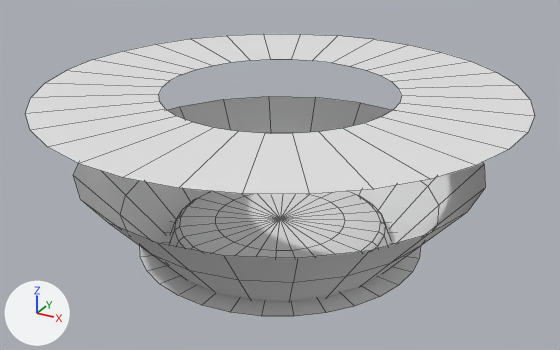
Before and after pictures for a commit that changed the Blender file Assets/Project Directory/DATA/RootFiles/VFX/VFX_Shapes.blend.
Camera for both pictures: a 50 mm camera at (1.473, -2.679, 1.644) aimed at (0.005, -0.008, 0.308). Lighting does not change. The marker at lower left points along +X, +Y and +Z. Mesh edges are drawn as thin lines.

The first picture shows 'Cylinder.002', 'LandingDisk01', 'VFM_LandingCircle_01A', 'VFM_RotaLtoR', 'VFM_RotaRtoL'.
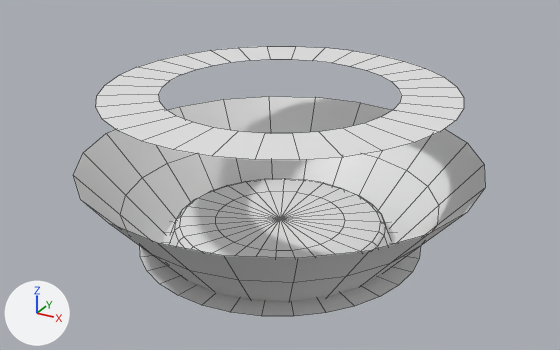
Commit message: [VFX][TechArt] MoveTrail

Patch to the scene script:
```diff
--- a/Assets/Project Directory/DATA/RootFiles/VFX/VFX_Shapes.blend.py
+++ b/Assets/Project Directory/DATA/RootFiles/VFX/VFX_Shapes.blend.py
@@ me_cylinder_002 @@
 me_cylinder_002.from_pydata(...)  # 36 vertices, 16 faces; spans x -1.0..1.0, y -1.0..1.0, z 0.68
-me_cylinder_002.vertices[1].co = (0.0, 1.0, 0.68)  # pixel (373, 39)
-me_cylinder_002.vertices[21].co = (-1.0, 0.0, 0.68)  # pixel (92, 59)
-me_cylinder_002.vertices[23].co = (-0.98, 0.2, 0.68)  # pixel (122, 51)
-me_cylinder_002.vertices[25].co = (-0.92, 0.38, 0.68)  # pixel (155, 44)
-me_cylinder_002.vertices[27].co = (-0.83, 0.56, 0.68)  # pixel (190, 38)
-me_cylinder_002.vertices[29].co = (-0.71, 0.71, 0.68)  # pixel (226, 35)
-me_cylinder_002.vertices[31].co = (-0.56, 0.83, 0.68)  # pixel (263, 33)
-me_cylinder_002.vertices[33].co = (-0.38, 0.92, 0.68)  # pixel (300, 34)
-me_cylinder_002.vertices[35].co = (-0.2, 0.98, 0.68)  # pixel (337, 35)
-me_cylinder_002.vertices[3].co = (1.0, 0.0, 0.68)  # pixel (528, 132)
-me_cylinder_002.vertices[5].co = (0.98, -0.2, 0.68)  # pixel (509, 149)
-me_cylinder_002.vertices[7].co = (0.92, -0.38, 0.68)  # pixel (476, 165)
-me_cylinder_002.vertices[9].co = (0.83, -0.56, 0.68)  # pixel (430, 179)
-me_cylinder_002.vertices[11].co = (0.71, -0.71, 0.68)  # pixel (373, 189)
-me_cylinder_002.vertices[13].co = (0.56, -0.83, 0.68)  # pixel (309, 194)
-me_cylinder_002.vertices[15].co = (0.38, -0.92, 0.68)  # pixel (242, 193)
-me_cylinder_002.vertices[17].co = (0.2, -0.98, 0.68)  # pixel (178, 188)
-me_cylinder_002.vertices[19].co = (0.0, -1.0, 0.68)  # pixel (122, 177)
+# me_cylinder_002 part 1
+me_cylinder_002.vertices[1].co = (0.0, 0.74, 0.68)  # pixel (353, 50)
+me_cylinder_002.vertices[21].co = (-0.74, 0.0, 0.68)  # pixel (136, 67)
+me_cylinder_002.vertices[23].co = (-0.73, 0.14, 0.68)  # pixel (158, 60)
+me_cylinder_002.vertices[25].co = (-0.68, 0.28, 0.68)  # pixel (183, 54)
+me_cylinder_002.vertices[27].co = (-0.61, 0.41, 0.68)  # pixel (210, 50)
+me_cylinder_002.vertices[29].co = (-0.52, 0.52, 0.68)  # pixel (238, 47)
+me_cylinder_002.vertices[31].co = (-0.41, 0.61, 0.68)  # pixel (267, 46)
+me_cylinder_002.vertices[33].co = (-0.28, 0.68, 0.68)  # pixel (296, 46)
+me_cylinder_002.vertices[35].co = (-0.14, 0.73, 0.68)  # pixel (325, 47)
+# me_cylinder_002 part 2
+me_cylinder_002.vertices[3].co = (0.74, 0.0, 0.68)  # pixel (456, 120)
+me_cylinder_002.vertices[5].co = (0.73, -0.14, 0.68)  # pixel (440, 131)
+me_cylinder_002.vertices[7].co = (0.68, -0.28, 0.68)  # pixel (415, 142)
+me_cylinder_002.vertices[9].co = (0.61, -0.41, 0.68)  # pixel (382, 150)
+me_cylinder_002.vertices[11].co = (0.52, -0.52, 0.68)  # pixel (343, 157)
+me_cylinder_002.vertices[13].co = (0.41, -0.61, 0.68)  # pixel (299, 160)
+me_cylinder_002.vertices[15].co = (0.28, -0.68, 0.68)  # pixel (254, 159)
+me_cylinder_002.vertices[17].co = (0.14, -0.73, 0.68)  # pixel (211, 156)
+me_cylinder_002.vertices[19].co = (0.0, -0.74, 0.68)  # pixel (173, 149)
@@ me_cylinder_005 @@
 me_cylinder_005.from_pydata(...)  # 36 vertices, 16 faces; spans x -1.0..1.0, y -1.0..1.0, z 0.68
 # used by ob_vfm_rotartol; location = (0.0, 0.0, 0.0); rotation_euler = (0.0, 0.0, 1.571), in degrees (0, 0, 90)
-me_cylinder_005.vertices[1].co = (0.0, 1.0, 0.68)  # pixel (92, 59)
-me_cylinder_005.vertices[21].co = (-1.0, 0.0, 0.68)  # pixel (122, 177)
-me_cylinder_005.vertices[23].co = (-0.98, 0.2, 0.68)  # pixel (78, 163)
-me_cylinder_005.vertices[25].co = (-0.92, 0.38, 0.68)  # pixel (47, 147)
-me_cylinder_005.vertices[27].co = (-0.83, 0.56, 0.68)  # pixel (30, 130)
-me_cylinder_005.vertices[29].co = (-0.71, 0.71, 0.68)  # pixel (25, 113)
-me_cylinder_005.vertices[31].co = (-0.56, 0.83, 0.68)  # pixel (30, 97)
-me_cylinder_005.vertices[33].co = (-0.38, 0.92, 0.68)  # pixel (44, 83)
-me_cylinder_005.vertices[35].co = (-0.2, 0.98, 0.68)  # pixel (65, 70)
-me_cylinder_005.vertices[3].co = (1.0, 0.0, 0.68)  # pixel (373, 39)
-me_cylinder_005.vertices[5].co = (0.98, -0.2, 0.68)  # pixel (408, 44)
-me_cylinder_005.vertices[7].co = (0.92, -0.38, 0.68)  # pixel (441, 52)
-me_cylinder_005.vertices[9].co = (0.83, -0.56, 0.68)  # pixel (471, 61)
-me_cylinder_005.vertices[11].co = (0.71, -0.71, 0.68)  # pixel (496, 72)
-me_cylinder_005.vertices[13].co = (0.56, -0.83, 0.68)  # pixel (517, 84)
-me_cylinder_005.vertices[15].co = (0.38, -0.92, 0.68)  # pixel (530, 99)
-me_cylinder_005.vertices[17].co = (0.2, -0.98, 0.68)  # pixel (534, 115)
-me_cylinder_005.vertices[19].co = (0.0, -1.0, 0.68)  # pixel (528, 132)
+# me_cylinder_005 part 3
+me_cylinder_005.vertices[1].co = (0.0, 0.74, 0.68)  # pixel (136, 67)
+me_cylinder_005.vertices[21].co = (-0.74, 0.0, 0.68)  # pixel (173, 149)
+me_cylinder_005.vertices[23].co = (-0.73, 0.14, 0.68)  # pixel (141, 141)
+me_cylinder_005.vertices[25].co = (-0.68, 0.28, 0.68)  # pixel (117, 130)
+me_cylinder_005.vertices[27].co = (-0.61, 0.41, 0.68)  # pixel (102, 119)
+me_cylinder_005.vertices[29].co = (-0.52, 0.52, 0.68)  # pixel (95, 107)
+me_cylinder_005.vertices[31].co = (-0.41, 0.61, 0.68)  # pixel (96, 95)
+me_cylinder_005.vertices[33].co = (-0.28, 0.68, 0.68)  # pixel (104, 85)
+me_cylinder_005.vertices[35].co = (-0.14, 0.73, 0.68)  # pixel (118, 75)
+# me_cylinder_005 part 4
+me_cylinder_005.vertices[3].co = (0.74, 0.0, 0.68)  # pixel (353, 50)
+me_cylinder_005.vertices[5].co = (0.73, -0.14, 0.68)  # pixel (379, 55)
+me_cylinder_005.vertices[7].co = (0.68, -0.28, 0.68)  # pixel (404, 61)
+me_cylinder_005.vertices[9].co = (0.61, -0.41, 0.68)  # pixel (425, 68)
+me_cylinder_005.vertices[11].co = (0.52, -0.52, 0.68)  # pixel (443, 76)
+me_cylinder_005.vertices[13].co = (0.41, -0.61, 0.68)  # pixel (456, 86)
+me_cylinder_005.vertices[15].co = (0.28, -0.68, 0.68)  # pixel (463, 97)
+me_cylinder_005.vertices[17].co = (0.14, -0.73, 0.68)  # pixel (463, 108)
+me_cylinder_005.vertices[19].co = (0.0, -0.74, 0.68)  # pixel (456, 120)
```

Changed parts and their boxes (x1, y1, x2, y2) in the pictures (560 x 350 px; the box of a moved part takes in the faces that stretch with it):
'VFM_RotaLtoR', reshaped (27% narrower, 29% shorter)
    before: (94, 34, 528, 194)
    after: (138, 46, 456, 160)
'VFM_RotaRtoL', reshaped (28% narrower, 28% shorter)
    before: (25, 40, 535, 177)
    after: (96, 51, 464, 150)
part 1 of me_cylinder_002, moved or reshaped
    before: (94, 34, 374, 75)
    after: (138, 46, 352, 75)
part 2 of me_cylinder_002, moved or reshaped
    before: (123, 111, 528, 194)
    after: (174, 111, 456, 160)
part 3 of me_cylinder_005, moved or reshaped
    before: (25, 60, 213, 177)
    after: (96, 67, 213, 150)
part 4 of me_cylinder_005, moved or reshaped
    before: (332, 40, 535, 132)
    after: (332, 51, 464, 120)
